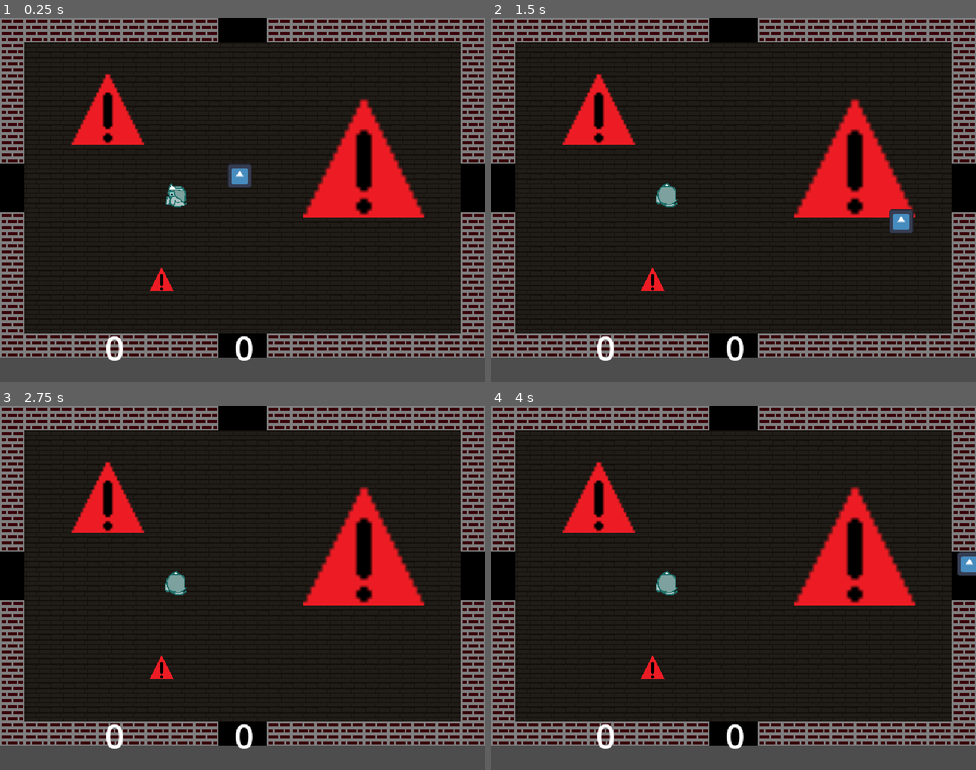
Above: before the commit, frames 1-4 (two rows, left to right).
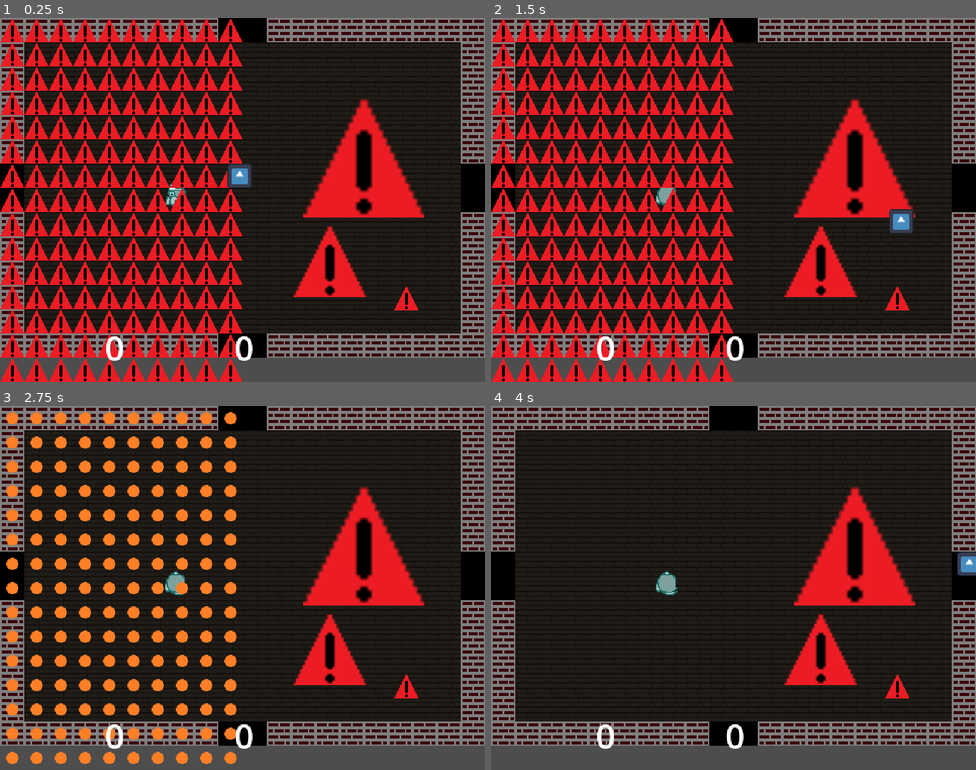
Above: after the commit, the same moments.

Repository: wispykey/UBCGD-Team-14
Game: Godot game, scene res://Prototyping/Example/ExampleLevelTwo.tscn
Two runs of this game, one before a commit and one after it. Both use one fixed random seed, a clock stepped at 60 frames per second and the inputs below. This scene is started directly instead of the project's main scene. The engine's default icon, where the game draws it, is replaced by a stand-in: a white triangle on a blue panel in a dark square. Sound files missing from this copy of the repository are replaced by a short silence.
Inputs:
- Up to frame 1 (0.25 s): no input
- Up to frame 2 (1.5 s): tap Enter (ui_accept) at 0.5, 0.77 s; hold D (move_right) 0.53-1.28 s; hold S (move_down) from 1.28 s (still down)
- Up to frame 3 (2.75 s): tap Enter (ui_accept) at 1.52 s; release S (move_down) at 2.03 s; hold D (move_right) from 2.03 s (still down)
- Up to frame 4 (4 s): release D (move_right) at 2.78 s; hold W (move_up) 2.78-3.53 s; tap Enter (ui_accept) at 3.02, 3.77 s; hold A (move_left) from 3.53 s (still down)

The runs differ from the first frame. In frame 1, 25% of the frame differs, in the area x 0-87%, y 0-100%; in frame 2, 26%; in frame 3, 13%; in frame 4, 3.4%.

Commit message:
LeftFireCleave experimenting

Diff:
--- a/Telegraphs/AlertSign.tscn
+++ b/EnemyAttacks/LeftFireCleave/AlertSign.tscn
@@ -1,31 +1,26 @@
 [gd_scene load_steps=5 format=3 uid="uid://c37st0le18efm"]
 
 [ext_resource type="Texture2D" uid="uid://d3xo3eh5tmrh8" path="res://Assets/Objects/triangle_flashing.png" id="1_s2dkx"]
+[ext_resource type="Script" path="res://EnemyAttacks/LeftFireCleave/alert_sign.gd" id="2_niqyw"]
 
 [sub_resource type="AtlasTexture" id="AtlasTexture_wquxr"]
 atlas = ExtResource("1_s2dkx")
 region = Rect2(0, 0, 32, 32)
 
-[sub_resource type="AtlasTexture" id="AtlasTexture_wcqlf"]
-atlas = ExtResource("1_s2dkx")
-region = Rect2(32, 0, 32, 32)
-
 [sub_resource type="SpriteFrames" id="SpriteFrames_0h3fw"]
 animations = [{
 "frames": [{
-"duration": 2.0,
+"duration": 1.0,
 "texture": SubResource("AtlasTexture_wquxr")
-}, {
-"duration": 0.5,
-"texture": SubResource("AtlasTexture_wcqlf")
 }],
 "loop": true,
-"name": &"new_animation",
+"name": &"flash",
 "speed": 5.0
 }]
 
 [node name="AlertSign" type="AnimatedSprite2D"]
+visible = false
 sprite_frames = SubResource("SpriteFrames_0h3fw")
-animation = &"new_animation"
-autoplay = "new_animation"
-frame_progress = 0.256063
+animation = &"flash"
+autoplay = "flash"
+script = ExtResource("2_niqyw")
--- /dev/null
+++ b/EnemyAttacks/LeftFireCleave/Flame.tscn
@@ -0,0 +1,50 @@
+[gd_scene load_steps=6 format=3 uid="uid://c2icr33a7s070"]
+
+[ext_resource type="Texture2D" uid="uid://bwke0uchycnoa" path="res://Assets/Objects/orange_circle.png" id="1_2acba"]
+[ext_resource type="Script" path="res://EnemyAttacks/LeftFireCleave/flame.gd" id="2_pcilr"]
+
+[sub_resource type="Animation" id="Animation_ihgp4"]
+resource_name = "shrink"
+tracks/0/type = "value"
+tracks/0/imported = false
+tracks/0/enabled = true
+tracks/0/path = NodePath(".:scale")
+tracks/0/interp = 1
+tracks/0/loop_wrap = true
+tracks/0/keys = {
+"times": PackedFloat32Array(0, 0.966667),
+"transitions": PackedFloat32Array(1, 1),
+"update": 0,
+"values": [Vector2(1, 1), Vector2(0.2, 0.2)]
+}
+
+[sub_resource type="Animation" id="Animation_o04ps"]
+length = 0.001
+tracks/0/type = "value"
+tracks/0/imported = false
+tracks/0/enabled = true
+tracks/0/path = NodePath(".:scale")
+tracks/0/interp = 1
+tracks/0/loop_wrap = true
+tracks/0/keys = {
+"times": PackedFloat32Array(0),
+"transitions": PackedFloat32Array(1),
+"update": 0,
+"values": [Vector2(1, 1)]
+}
+
+[sub_resource type="AnimationLibrary" id="AnimationLibrary_eelpe"]
+_data = {
+"RESET": SubResource("Animation_o04ps"),
+"shrink": SubResource("Animation_ihgp4")
+}
+
+[node name="Flame" type="Sprite2D"]
+position = Vector2(3.8147e-06, -4.76837e-07)
+texture = ExtResource("1_2acba")
+script = ExtResource("2_pcilr")
+
+[node name="AnimationPlayer" type="AnimationPlayer" parent="."]
+libraries = {
+"": SubResource("AnimationLibrary_eelpe")
+}
--- /dev/null
+++ b/EnemyAttacks/LeftFireCleave/LeftFireCleave.gd
@@ -0,0 +1,52 @@
+extends Node2D
+
+@export var coords: Vector2
+@export var telegraph_duration: int # Measured in beats
+@export var dimensions: Vector2
+@export var telegraph_image: PackedScene
+@export var attack_image: PackedScene
+
+const TILE_SIZE = 32
+
+# Called when the node enters the scene tree for the first time.
+func _ready() -> void:
+	$TelegraphTimer.wait_time = telegraph_duration * Conductor.seconds_per_quarter_note
+	$TelegraphTimer.timeout.connect(_on_telegraph_timer_timeout)
+	# Start manually instead of auto-start to change wait_time above
+	$TelegraphTimer.start()
+	$DespawnTimer.timeout.connect(_on_despawn_timer_timeout)
+
+	# TODO: Compute parameters dynamically. Currently it is always West half
+	# Compute the dimensions of the cleave zone, in tiles
+	# Find the center point of the zone, in pixels
+	# Scale and place the collision area at a location, in pixels
+
+	for i in dimensions.x:
+		for j in dimensions.y:
+			var telegraph = telegraph_image.instantiate()
+
+			telegraph.position.x = position.x + i * TILE_SIZE + TILE_SIZE/2
+			telegraph.position.y = position.y + j * TILE_SIZE + TILE_SIZE/2
+			$Telegraph.add_child(telegraph)
+
+
+func _process(delta: float) -> void:
+	pass
+
+
+func _on_telegraph_timer_timeout():
+	# TODO: Enable collision area(s)
+
+	# Could be optimized to avoid adding more children
+	$Telegraph.visible = false
+	for i in dimensions.x:
+		for j in dimensions.y:
+			var attack = attack_image.instantiate()
+			attack.position.x = position.x + i * TILE_SIZE + TILE_SIZE/2
+			attack.position.y = position.y + j * TILE_SIZE + TILE_SIZE/2
+			add_child(attack)
+	$DespawnTimer.start()
+
+
+func _on_despawn_timer_timeout():
+	call_deferred("queue_free")
--- /dev/null
+++ b/EnemyAttacks/LeftFireCleave/LeftFireCleave.tscn
@@ -0,0 +1,28 @@
+[gd_scene load_steps=5 format=3 uid="uid://c6mdqbk4mcpp5"]
+
+[ext_resource type="Script" path="res://EnemyAttacks/LeftFireCleave/LeftFireCleave.gd" id="1_8e2ai"]
+[ext_resource type="PackedScene" uid="uid://c37st0le18efm" path="res://EnemyAttacks/LeftFireCleave/AlertSign.tscn" id="2_g7f6b"]
+[ext_resource type="PackedScene" uid="uid://c2icr33a7s070" path="res://EnemyAttacks/LeftFireCleave/Flame.tscn" id="3_fqomm"]
+
+[sub_resource type="RectangleShape2D" id="RectangleShape2D_ykih1"]
+
+[node name="HalfRoomCleave" type="Node2D"]
+script = ExtResource("1_8e2ai")
+coords = Vector2(10, 8)
+telegraph_duration = 5
+dimensions = Vector2(10, 15)
+telegraph_image = ExtResource("2_g7f6b")
+attack_image = ExtResource("3_fqomm")
+
+[node name="TelegraphTimer" type="Timer" parent="."]
+one_shot = true
+
+[node name="HitZone" type="Area2D" parent="."]
+
+[node name="CollisionShape2D" type="CollisionShape2D" parent="HitZone"]
+shape = SubResource("RectangleShape2D_ykih1")
+
+[node name="Telegraph" type="Node2D" parent="."]
+
+[node name="DespawnTimer" type="Timer" parent="."]
+one_shot = true
--- /dev/null
+++ b/EnemyAttacks/LeftFireCleave/alert_sign.gd
@@ -0,0 +1,9 @@
+extends AnimatedSprite2D
+
+
+# Called when the node enters the scene tree for the first time.
+func _ready() -> void:
+	Conductor.quarter_beat.connect(_on_quarter_beat)
+
+func _on_quarter_beat(_beat_num: int):
+	visible = !visible
--- /dev/null
+++ b/EnemyAttacks/LeftFireCleave/flame.gd
@@ -0,0 +1,6 @@
+extends Sprite2D
+
+
+# Called when the node enters the scene tree for the first time.
+func _ready() -> void:
+	$AnimationPlayer.play("shrink")
--- a/Prototyping/Example/ExampleLevelTwo.tscn
+++ b/Prototyping/Example/ExampleLevelTwo.tscn
@@ -1,15 +1,17 @@
-[gd_scene load_steps=8 format=4 uid="uid://dv1leo3g56ib3"]
+[gd_scene load_steps=9 format=4 uid="uid://dv1leo3g56ib3"]
 
 [ext_resource type="Script" path="res://Prototyping/Example/example_level_two.gd" id="1_2s8ci"]
 [ext_resource type="TileSet" uid="uid://plb73a4d0dqi" path="res://Prototyping/Marcus/Assets/marcus_tileset.tres" id="2_grxjp"]
+[ext_resource type="PackedScene" uid="uid://c6mdqbk4mcpp5" path="res://EnemyAttacks/LeftFireCleave/LeftFireCleave.tscn" id="2_r3eia"]
 [ext_resource type="PackedScene" uid="uid://b0yyqdkpueu2n" path="res://TileManager/TileManager.tscn" id="4_0k0m3"]
 [ext_resource type="PackedScene" uid="uid://bnxo07bbnqblp" path="res://Prototyping/Marcus/Scenes/HUD.tscn" id="4_snpa6"]
 [ext_resource type="PackedScene" uid="uid://l5lf3cg0mvsl" path="res://Player/player.tscn" id="5_e3tsv"]
 [ext_resource type="PackedScene" uid="uid://dd2trpbran7di" path="res://Enemies/Ghost/Ghost.tscn" id="6_a860j"]
-[ext_resource type="PackedScene" uid="uid://c37st0le18efm" path="res://Telegraphs/AlertSign.tscn" id="7_yyobu"]
+[ext_resource type="PackedScene" uid="uid://c37st0le18efm" path="res://EnemyAttacks/LeftFireCleave/AlertSign.tscn" id="7_yyobu"]
 
 [node name="ExampleLevelTwo" type="Node2D"]
 script = ExtResource("1_2s8ci")
+half_room_cleave = ExtResource("2_r3eia")
 
 [node name="TileManager" parent="." instance=ExtResource("4_0k0m3")]
 unique_name_in_owner = true
@@ -40,8 +42,8 @@
 scale = Vector2(5, 5)
 
 [node name="AlertSign" parent="." instance=ExtResource("7_yyobu")]
-position = Vector2(213, 344)
+position = Vector2(536, 369)
 
 [node name="BiggerAlertSign" parent="." instance=ExtResource("7_yyobu")]
-position = Vector2(142, 119)
+position = Vector2(435, 320)
 scale = Vector2(3, 3)
--- a/Prototyping/Example/example_level_two.gd
+++ b/Prototyping/Example/example_level_two.gd
@@ -13,6 +13,8 @@
 # TODO: Represent ghosts as their own nodes (i.e. Ghost) instead of a TileMapLayer
 # Why? For AI behaviours
 @onready var ghost_map := $Ghost
+
+@export var half_room_cleave: PackedScene
 
 signal update_HUD(score: int, life: int)
 
@@ -56,9 +58,14 @@
 
 
 # Function to be called whenever quarter_beat signal is emitted
-func _on_quarter_beat(_beat_num: int):
+func _on_quarter_beat(beat_num: int):
 	score += 1
 	update_HUD.emit(score, life)
+
+	if int(Conductor.num_beats_passed) % 8 == 4:
+		var cleave = half_room_cleave.instantiate()
+		add_child(cleave)
+
 
 	# TODO: Uncomment this after refactoring
 	# update_boss()
@@ -132,6 +139,7 @@
 
 # TODO: Refactor the helpers below to overlay nodes instead of setting cells
 
+
 func set_floor_tile(cell_pos: Vector2, tile: Dictionary):
 	floor.set_cell(cell_pos, tile.src, tile.atlas, tile.alt)
 
